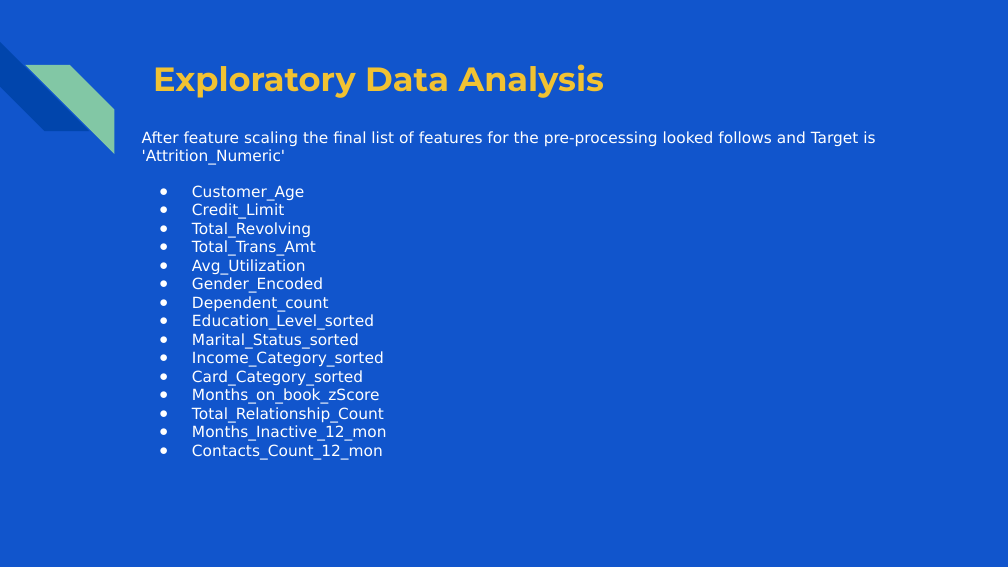
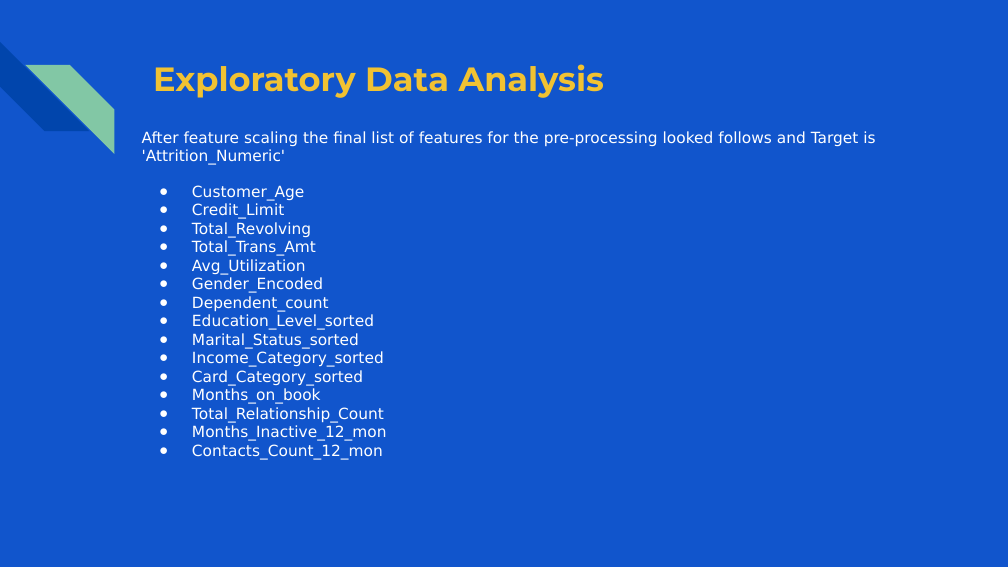
Before and after one commit to shaisid01/Data-Science, a slide deck: slide 16 of CapstoneProjects/Capstone 2/Docs/Customer Attrition Prediction on Credit Card data.pptx (slide 23 before the commit). Drawn at 1008x567 pixels with LibreOffice and Linux fonts; fonts in the diff are those of the drawing. Boxes give left, top, right and bottom in pixels: in the first picture for what was removed or moved away, otherwise in the second. Text is boxed around its words. In the diff, an @@ line names an element or a change of style, - is before the commit and + after.

```diff
--- a/CapstoneProjects/Capstone 2/Docs/Customer Attrition Prediction on Credit Card data.pptx
+++ b/CapstoneProjects/Capstone 2/Docs/Customer Attrition Prediction on Credit Card data.pptx
@@ text at [192, 388, 321, 404]: text changed @@
-● Months_on_book_zScore
+● Months_on_book
```
Also in this commit, not shown: 5 other slides changed, 7 slides removed, 1 other file.
